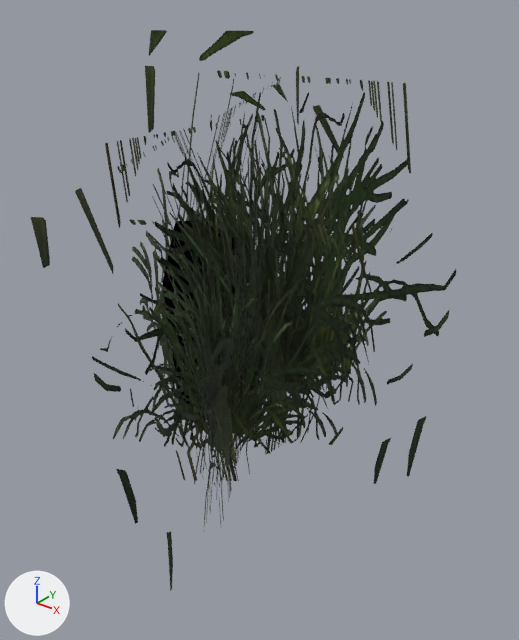
The glTF model ASSETS/Vegetation/Grass/ForestGrass001/Models/forest_grass_001_c_LOD1.gltf: old version first, new version second.
Both versions are drawn from a 50 mm camera at (0.893, -1.06, 1.011) aimed at (0.04, 0.006, 0.351). The lights are fixed; the arrows at lower left show +X, +Y and +Z. The first picture is the older version.

In view in the first picture: 'forest_grass_001_c_LOD1'.
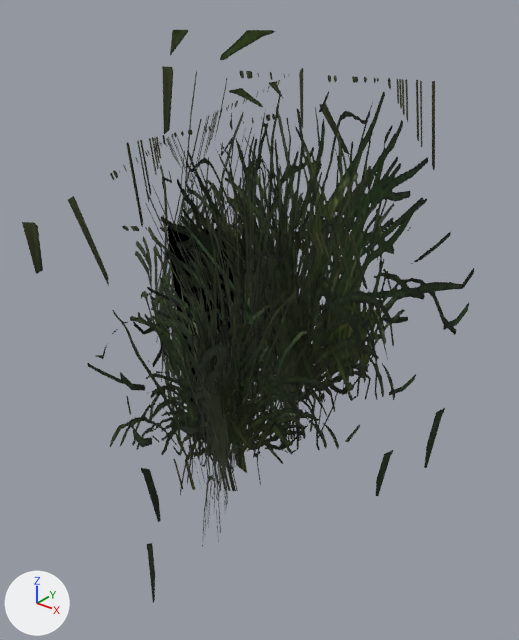
Boxes (x1, y1, x2, y2) around the edits, measured in the pictures (519 x 640 px; the box of a moved part takes in the faces that stretch with it):
'forest_grass_001_c_LOD1', reshaped (6% wider)
    before: (31, 30, 456, 591)
    after: (22, 30, 474, 603)
part 1 of me_forest_grass_001_c_lod1, moved or reshaped
    before: (125, 84, 294, 375)
    after: (133, 81, 312, 367)
part 2 of me_forest_grass_001_c_lod1, moved or reshaped
    before: (31, 217, 413, 484)
    after: (22, 222, 416, 496)
part 3 of me_forest_grass_001_c_lod1, moved or reshaped
    before: (145, 66, 449, 477)
    after: (162, 66, 469, 468)
part 4 of me_forest_grass_001_c_lod1, moved or reshaped
    before: (143, 212, 292, 474)
    after: (156, 218, 308, 485)
part 5 of me_forest_grass_001_c_lod1, moved or reshaped
    before: (156, 66, 299, 591)
    after: (133, 68, 303, 603)
part 6 of me_forest_grass_001_c_lod1, moved or reshaped
    before: (94, 105, 359, 524)
    after: (120, 103, 358, 522)
part 7 of me_forest_grass_001_c_lod1, moved or reshaped
    before: (149, 30, 456, 445)
    after: (170, 30, 474, 442)
part 8 of me_forest_grass_001_c_lod1, moved or reshaped
    before: (132, 73, 261, 408)
    after: (135, 71, 249, 404)
part 9 of me_forest_grass_001_c_lod1, moved or reshaped
    before: (75, 128, 240, 525)
    after: (68, 132, 232, 547)

Patch to the scene script:
```diff
--- a/ASSETS/Vegetation/Grass/ForestGrass001/Models/forest_grass_001_c_LOD1.gltf.py
+++ b/ASSETS/Vegetation/Grass/ForestGrass001/Models/forest_grass_001_c_LOD1.gltf.py
@@ me_forest_grass_001_c_lod1 @@
 # used by ob_forest_grass_001_c_lod1; location = (0.0, 0.0, 0.0)
-me_forest_grass_001_c_lod1.from_pydata(...)  # 72 vertices, 54 faces; spans x -0.515..0.42, y -0.451..0.447, z 0.0..0.903
+me_forest_grass_001_c_lod1.from_pydata(...)  # 72 vertices, 54 faces; spans x -0.541..0.439, y -0.49..0.481, z 0.0..0.903
+# me_forest_grass_001_c_lod1 part 1: the loose piece of 8 vertices spanning x -0.213..-0.053, y -0.224..0.447, z 0.0..0.764 is turned 2.3 degrees about the z axis through its middle, then moved by (-0.024, 0.032, 0.0)
+# me_forest_grass_001_c_lod1 part 2: the loose piece of 8 vertices spanning x -0.191..0.42, y -0.43..0.091, z 0.0..0.661 is turned -1.5 degrees about the z axis through its middle, then moved by (0.018, -0.029, 0.0)
+# me_forest_grass_001_c_lod1 part 3: the loose piece of 8 vertices spanning x -0.242..0.407, y -0.068..0.167, z 0.0..0.849 is turned 4.5 degrees about the z axis through its middle, then moved by (0.026, 0.032, 0.0)
+# me_forest_grass_001_c_lod1 part 4: the loose piece of 8 vertices spanning x -0.391..0.289, y -0.21..0.045, z 0.0..0.661 is turned 0.7 degrees about the z axis through its middle, then moved by (0.04, -0.013, 0.0)
+# me_forest_grass_001_c_lod1 part 5: the loose piece of 8 vertices spanning x -0.115..0.241, y -0.45..0.309, z 0.0..0.828 is turned -3 degrees about the z axis through its middle, then moved by (0.012, -0.034, 0.0)
+# me_forest_grass_001_c_lod1 part 6: the loose piece of 8 vertices spanning x -0.145..0.11, y -0.375..0.393, z 0.0..0.735 is turned 3 degrees about the z axis through its middle, then moved by (0.015, 0.032, 0.0)
+# me_forest_grass_001_c_lod1 part 7: the loose piece of 8 vertices spanning x -0.267..0.35, y -0.079..0.407, z 0.0..0.903 is turned -0.8 degrees about the z axis through its middle, then moved by (0.025, 0.035, 0.0)
+# me_forest_grass_001_c_lod1 part 8: the loose piece of 8 vertices spanning x -0.515..0.198, y -0.023..0.222, z 0.0..0.808 is turned -4.5 degrees about the z axis through its middle, then moved by (-0.028, 0.007, 0.0)
+# me_forest_grass_001_c_lod1 part 9: the loose piece of 8 vertices spanning x -0.155..0.231, y -0.451..0.149, z 0.0..0.734 is turned 1.5 degrees about the z axis through its middle, then moved by (0.019, -0.034, 0.0)
 me_forest_grass_001_c_lod1.materials.append(mat_forestgrass001_darkcutout)
```
